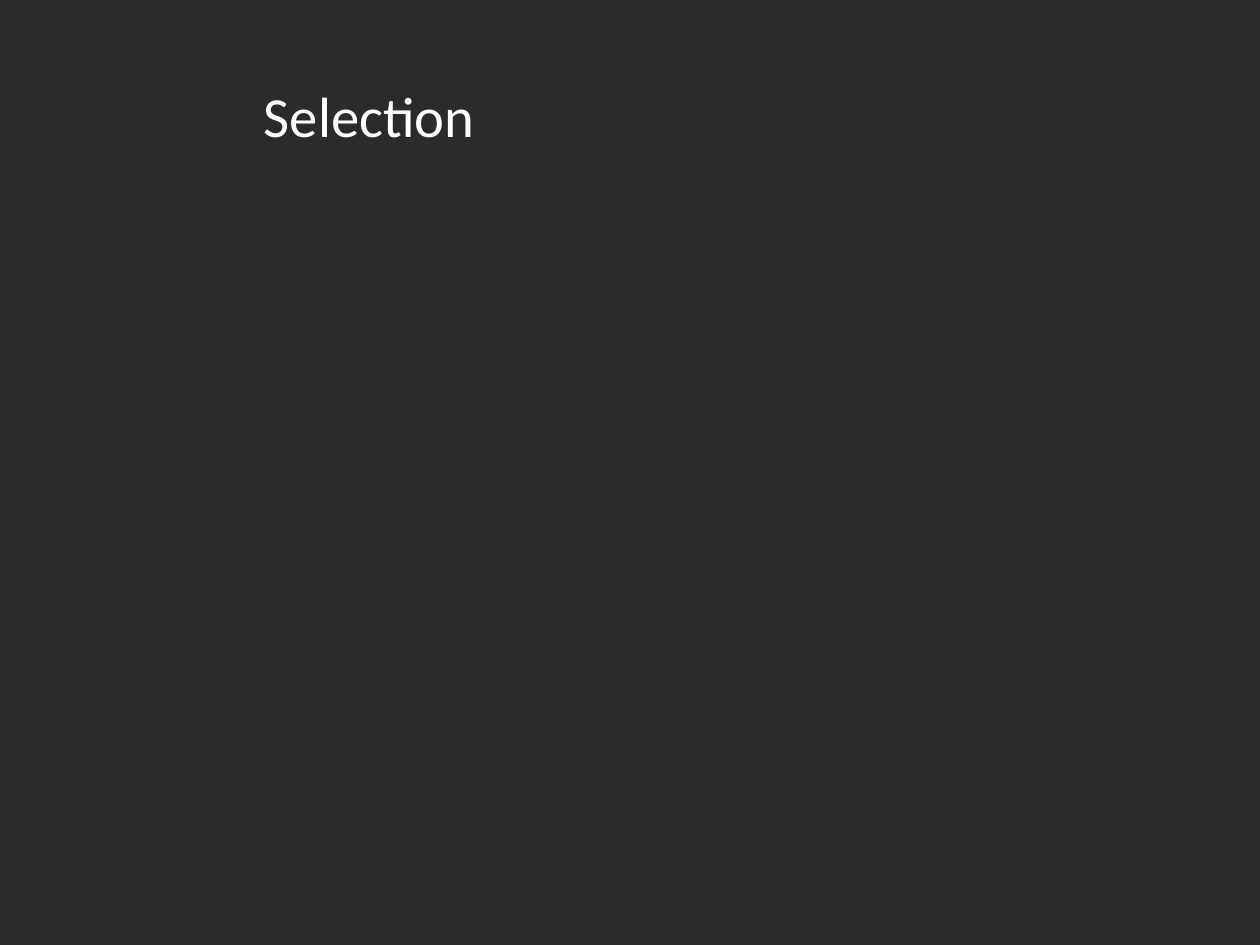
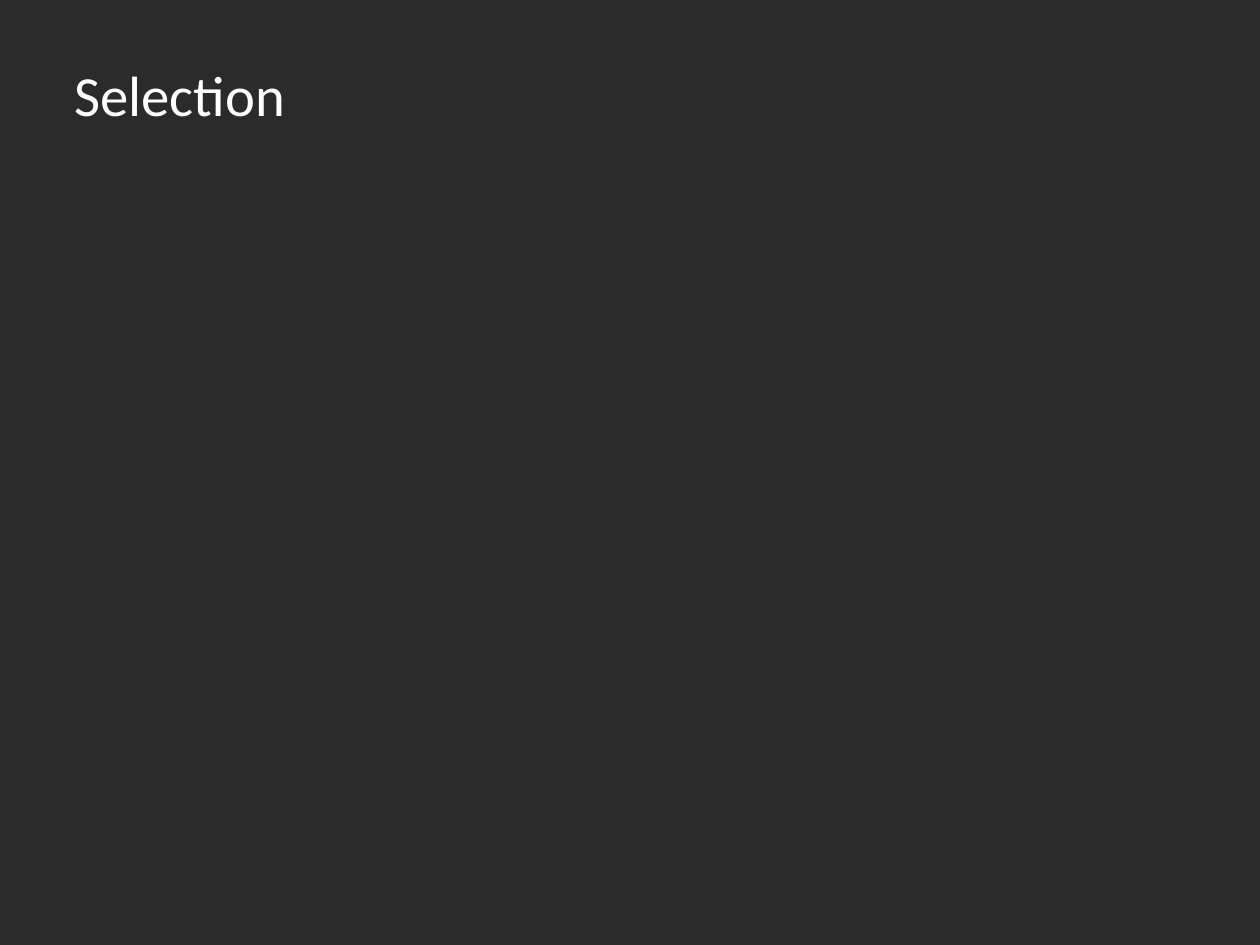
Before and after one commit to LironAvr/EvolutionaryLightsUp, a slide deck: slide 12 of presentation.pptx. Drawn at 1260x945 pixels with LibreOffice and Linux fonts; fonts in the diff are those of the drawing; background and template pictures are left out; a plain dark background stands for a picture behind light text. Boxes give left, top, right and bottom in pixels: in the first picture for what was removed or moved away, otherwise in the second. Text is boxed around its words. In the diff, an @@ line names an element or a change of style, - is before the commit and + after.

Commit message:
updated presentation

```diff
--- a/presentation.pptx
+++ b/presentation.pptx
@@ title "Selection" moved from (x1=264, y1=97, x2=475, y2=138) to (x1=74, y1=76, x2=285, y2=117) @@
```
Also in this commit, not shown: 7 other slides changed, 2 slides added.
